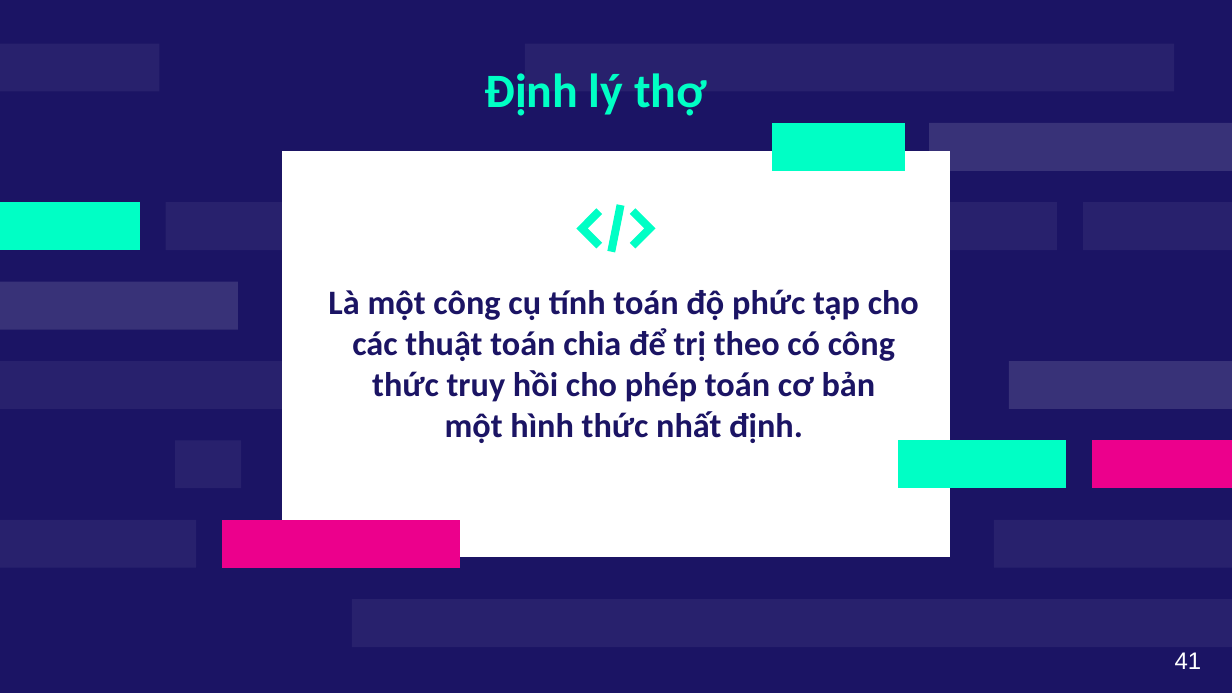
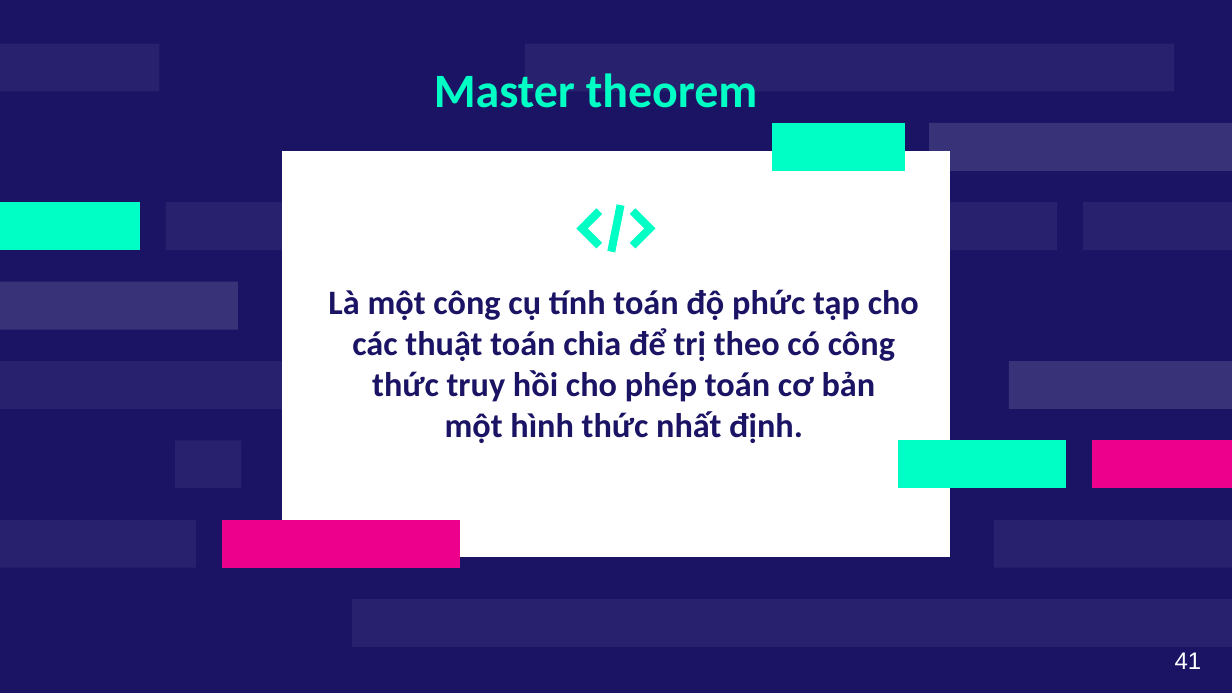
Before and after one commit to bach04py/CS112-group5, a slide deck: slide 43 of Disscuss/AnalyzeComplexityRecursionAlgorithm_Group5.pptx. Drawn at 1232x693 pixels with LibreOffice and Linux fonts; fonts in the diff are those of the drawing. Boxes give left, top, right and bottom in pixels: in the first picture for what was removed or moved away, otherwise in the second. Text is boxed around its words. In the diff, an @@ line names an element or a change of style, - is before the commit and + after.

```diff
--- a/Disscuss/AnalyzeComplexityRecursionAlgorithm_Group5.pptx
+++ b/Disscuss/AnalyzeComplexityRecursionAlgorithm_Group5.pptx
@@ text at (434, 73, 758, 108): text changed @@
-Định lý thợ
+Master theorem
```
Also in this commit, not shown: 2 other slides changed.
